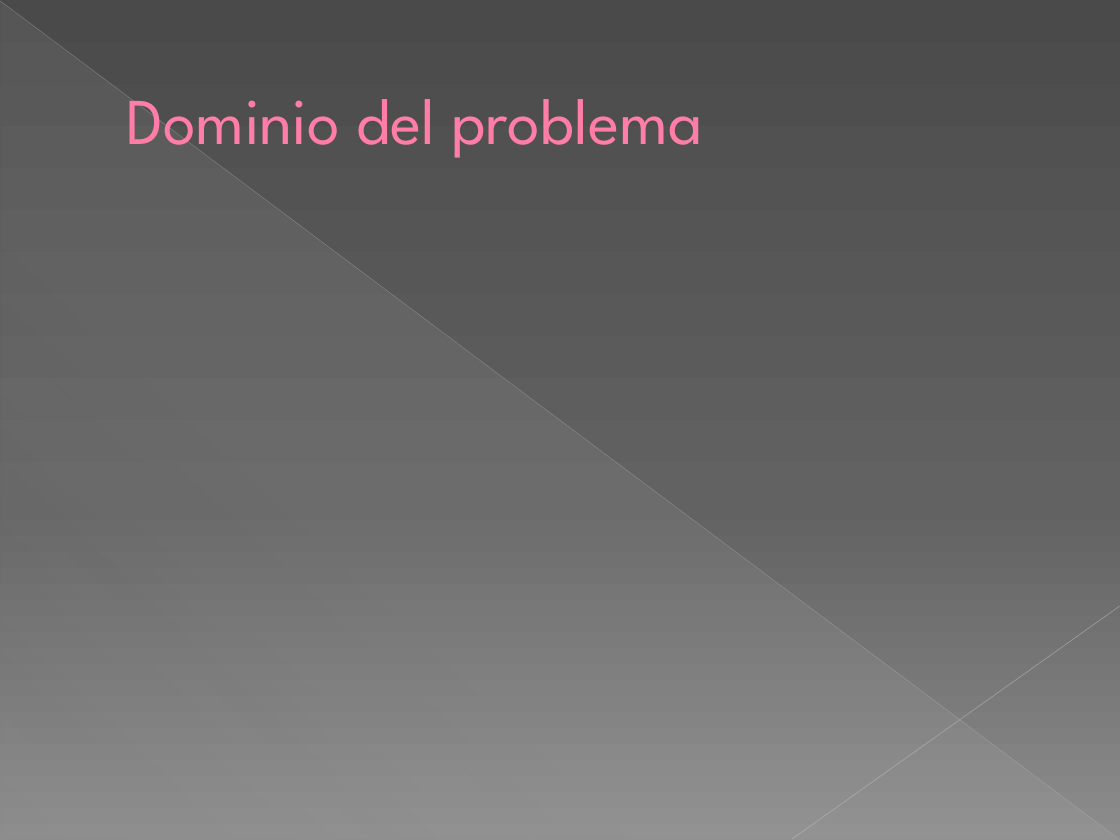
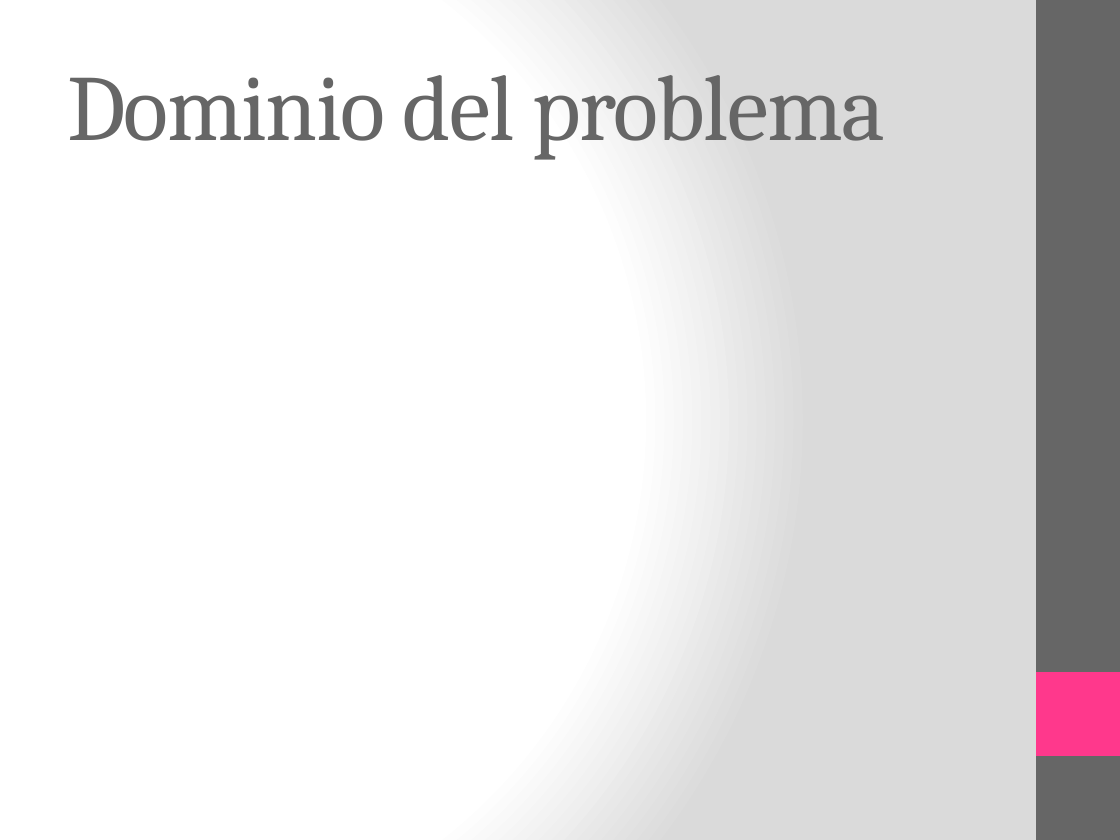
Before and after one commit to Arquisoft/ObservaTerra31, a slide deck: slide 2 of PPT/ObservaTerra31.pptx. Drawn at 1120x840 pixels with LibreOffice and Linux fonts; fonts in the diff are those of the drawing. Boxes give left, top, right and bottom in pixels: in the first picture for what was removed or moved away, otherwise in the second. Text is boxed around its words. In the diff, an @@ line names an element or a change of style, - is before the commit and + after.

```diff
--- a/PPT/ObservaTerra31.pptx
+++ b/PPT/ObservaTerra31.pptx
@@ background gradient #4A4A4A to #626262 to #8C8C8C to gradient #FFFFFF to #DADADA @@
@@ line removed from (0, 1) to (1119, 839) @@
@@ right triangle removed at (1, 2, 1119, 840) @@
@@ rectangle added at (1036, 0, 1120, 840), fill #666666 @@
@@ title "Dominio del problema" at (67, 75, 885, 160): size 42 to 60 pt, font League Spartan to Cambria, text colour #FF7DA7 to #666666, letter spacing 0 to -1 pt, letter outline #B12761 0.5 pt to none; indent changed @@
@@ line removed from (1120, 606) to (792, 839) @@
@@ rectangle added at (1036, 672, 1120, 756), fill #FF388C @@
```
Also in this commit, not shown: 3 other slides changed, 3 slides added, 3 slides removed, 2 other files.
